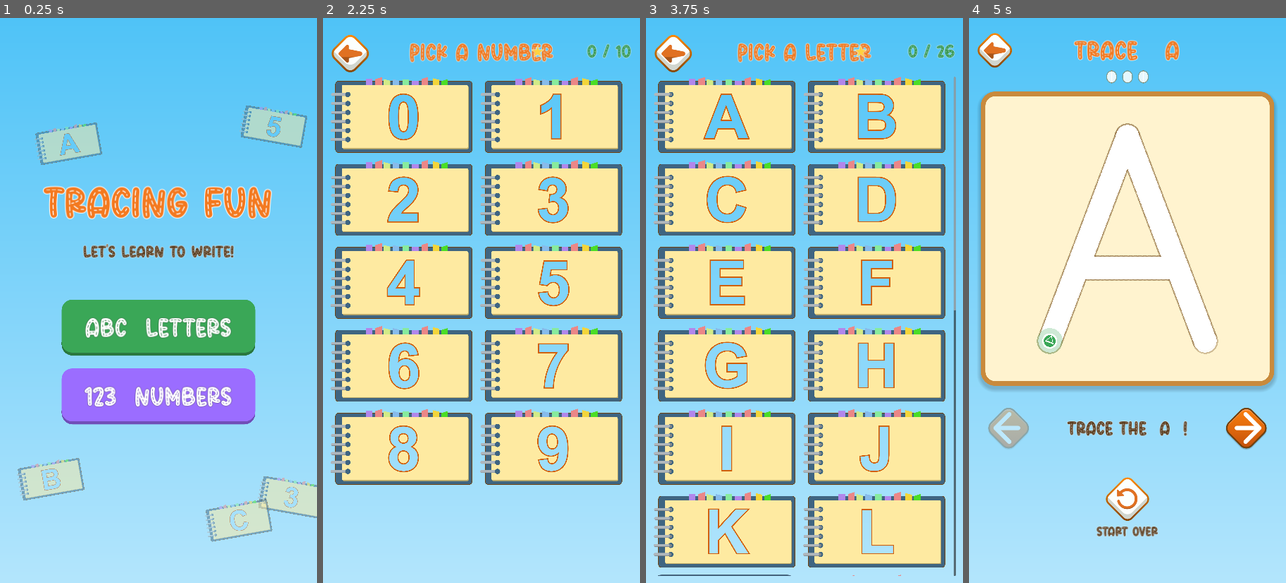
Above: before the commit, frames 1-4 (left to right).
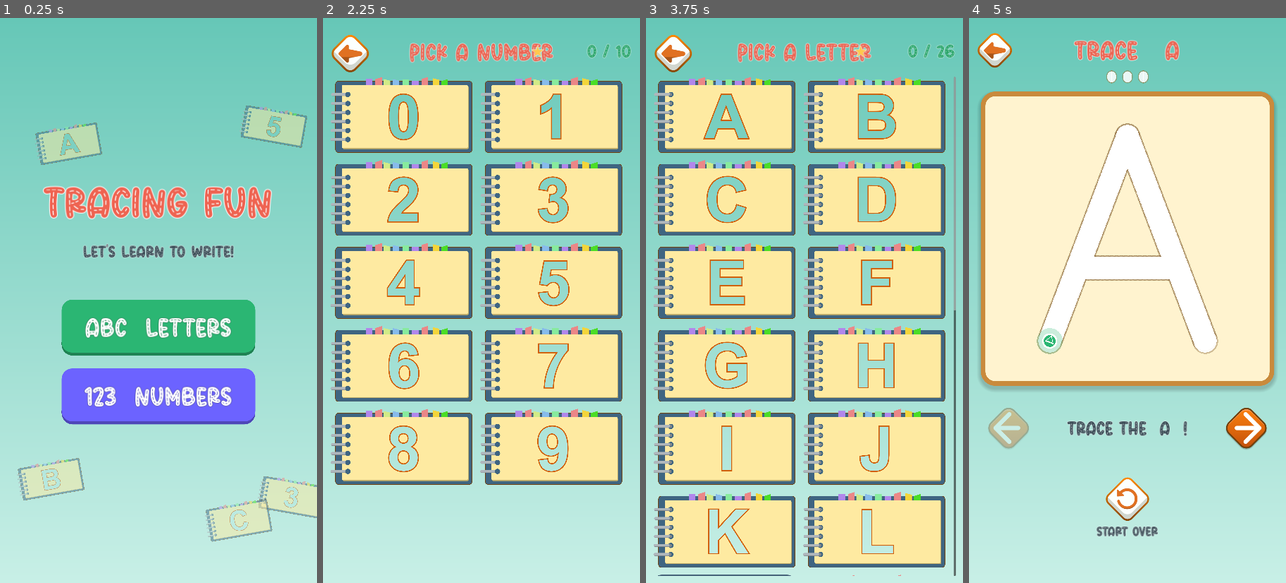
Above: after the commit, the same moments.

Repository: zaidprd/tracing
Game: Godot game, scene res://scenes/MainMenu.tscn
Same seed, same stepped clock (60 frames per second), same inputs: the game is played once before the commit and once after it.
Inputs (mouse positions are in pixels of both pictures, inside the frame that each line leads up to):
- Up to frame 1 (0.25 s): no input
- Up to frame 2 (2.25 s): click "ABC Letters" at 0.5 s; click (351, 51) at 1.25 s; click "123 Numbers" at 2 s
- Up to frame 3 (3.75 s): click (674, 51) at 2.75 s; click "ABC Letters" at 3.5 s
- Up to frame 4 (5 s): click (1048, 114) at 4.27 s

The runs differ from the first frame. In frame 1, 88% of the frame differs, in the area x 0-100%, y 0-95%; in frame 2, 41%; in frame 3, 33%; in frame 4, 43%.

Commit message:
Switch to an original mint & coral color theme
Replace the sky-blue/orange palette with a distinct mint & coral scheme
(backgrounds, buttons, tracing trail, particles, titles). This is original
UI styling in our own code.

Co-Authored-By: Claude Opus 4.8 <noreply@anthropic.com>
Claude-Session: https://claude.ai/code/session_01S16GmdTnEXooAu4YVBrvGy

Diff:
--- a/scripts/Game.gd
+++ b/scripts/Game.gd
@@ -9,20 +9,20 @@
 const SCENE_RESULT := "res://scenes/ResultScreen.tscn"
 
 # ------------------------------------------------------------------- Palette
-const C_SKY := Color("4fc3f7")          # background top
-const C_SKY_LIGHT := Color("b3e5fc")    # background bottom
-const C_SUN := Color("ffd23f")          # warm yellow
-const C_ORANGE := Color("f4791f")       # letter outline / accents
-const C_GREEN := Color("3aa757")        # success
-const C_GREEN_LIGHT := Color("8be36a")
-const C_RED := Color("e8533f")          # wrong feedback
-const C_PINK := Color("ff7eb3")
-const C_PURPLE := Color("9b6dff")
-const C_CREAM := Color("fff3cf")        # notebook page
+const C_SKY := Color("66c7b7")          # background top (mint)
+const C_SKY_LIGHT := Color("c8efe6")    # background bottom (light mint)
+const C_SUN := Color("ffc94d")          # warm golden yellow
+const C_ORANGE := Color("ef6351")       # main accent / tracing trail (coral)
+const C_GREEN := Color("2bb673")        # success
+const C_GREEN_LIGHT := Color("8fe3b0")
+const C_RED := Color("e5484d")          # wrong feedback
+const C_PINK := Color("ff8fab")
+const C_PURPLE := Color("6c63ff")       # indigo
+const C_CREAM := Color("fff3cf")        # notebook page (matches sprite cards)
 const C_BROWN := Color("8a5a2b")        # panel frame
 const C_WHITE := Color("ffffff")
-const C_TEXT := Color("5b3a1a")         # cosy dark-brown text
-const CONFETTI := [C_SUN, C_ORANGE, C_GREEN, C_PINK, C_PURPLE, Color("4fc3f7")]
+const C_TEXT := Color("3a4a55")         # cool slate text
+const CONFETTI := [C_SUN, C_ORANGE, C_GREEN, C_PINK, C_PURPLE, Color("66c7b7")]
 
 # ----------------------------------------------------------------- Game state
 var mode: String = "letters"            # "letters" | "numbers"
